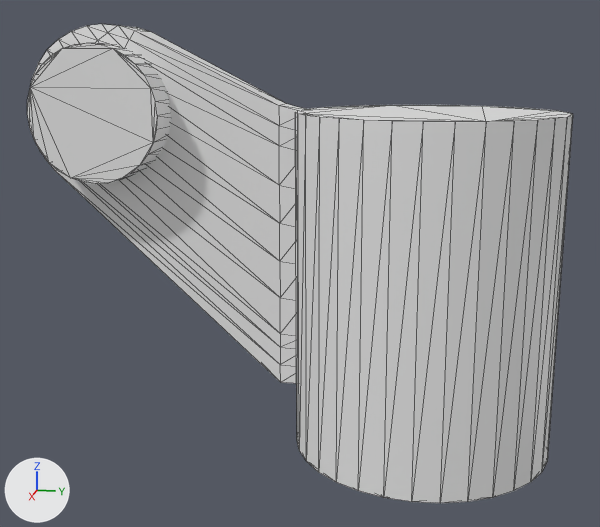
Renders of the COLLADA model dave_manipulator/predator_description/meshes/shoulder.dae from each side of a commit.
One viewpoint serves both versions: a 50 mm camera at (0.508, 0.021, 0.242) aimed at (0.003, -0.08, 0.115). Every picture has the same lights, and +X, +Y and +Z are marked at lower left. Mesh edges are drawn as thin lines.

Script lines for the objects in view, before the commit:
```python
me_root_base = bpy.data.meshes.new('root-base')
me_root_base.from_pydata(...)  # 238 vertices, 464 faces; spans x -0.081..0.081, y -0.253..0.081, z 0.0..0.263
me_root_base.materials.append(mat_predator_002)  # white #e7e7e7
ob_root_base = bpy.data.objects.new('root-base', me_root_base)
ob_root_base.location = (0.0, 0.0, 0.0)
```
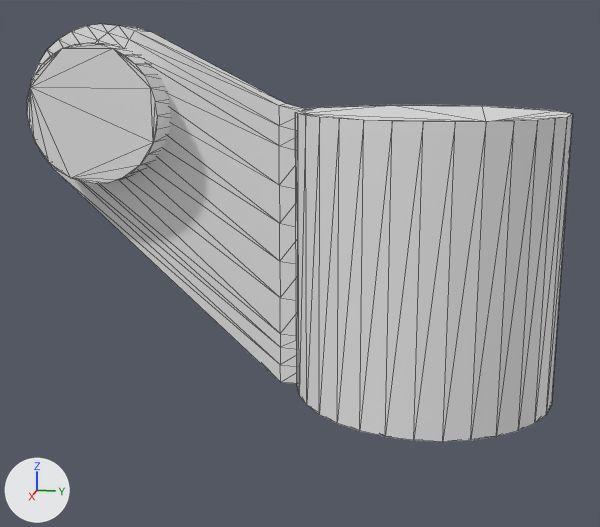
The newer file is also turned or shifted as a whole; pictures and numbers use the older file's frame.

Scene script edits in JSON lines:
```json
{"block": "me_root_base", "where": "me_root_base.from_pydata(...)  # 238 vertices, 464 faces; spans x -0.081..0.081, y -0.253..0.081, z 0.0..0.263"}
{"block": "me_root_base", "where": "# used by ob_root_base; location = (0.0, 0.0, 0.0)"}
{"block": "me_root_base", "change": "me_root_base part 1: all 32 vertices in x -0.081..0.081, y -0.081..0.081, z 0.0 are moved by (0.0, 0.0, 0.037)"}
```

Changed parts and their boxes (x1, y1, x2, y2) in the pictures (600 x 527 px; the box of a moved part takes in the faces that stretch with it):
```json
{"object": "root-base", "change": "reshaped", "before": [27, 24, 573, 503], "after": [27, 24, 573, 442], "on screen": "13% shorter"}
{"part": 1, "of": "me_root_base", "change": "moved or reshaped", "before": [295, 112, 567, 503], "after": [295, 112, 567, 442]}
```
